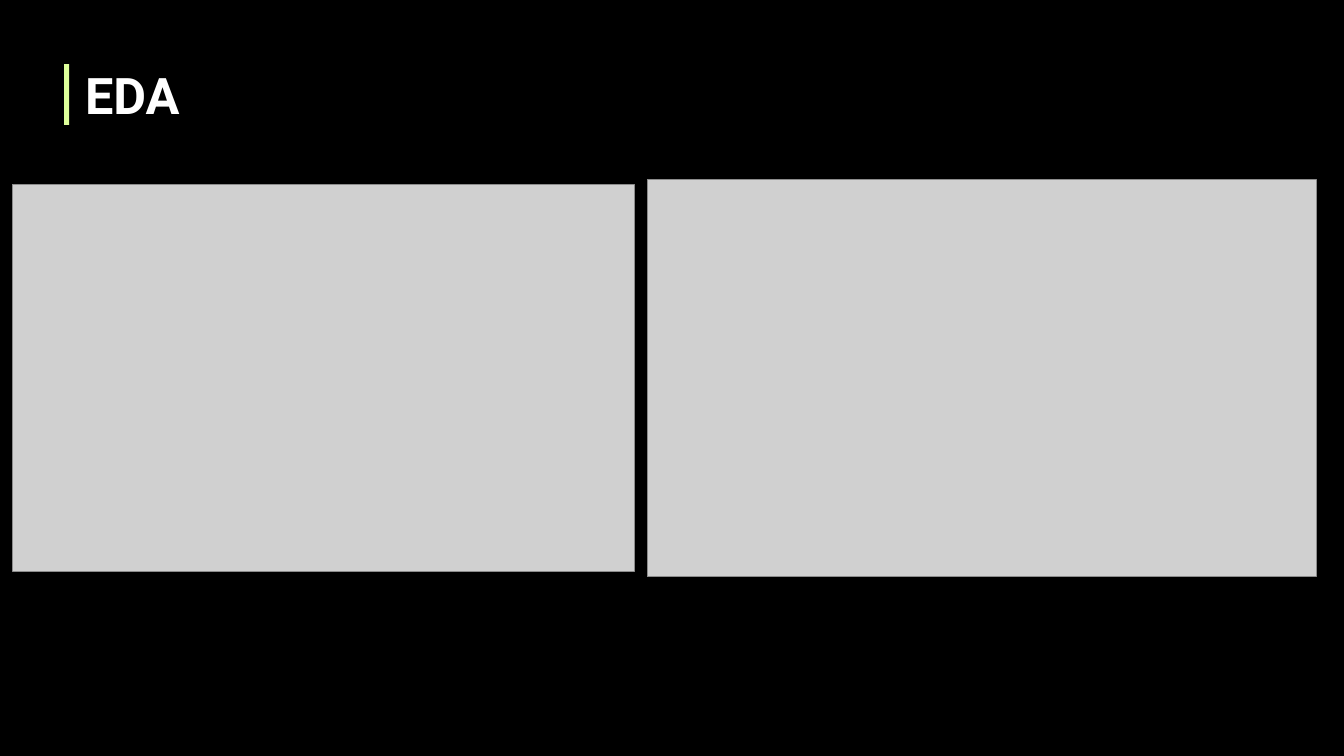
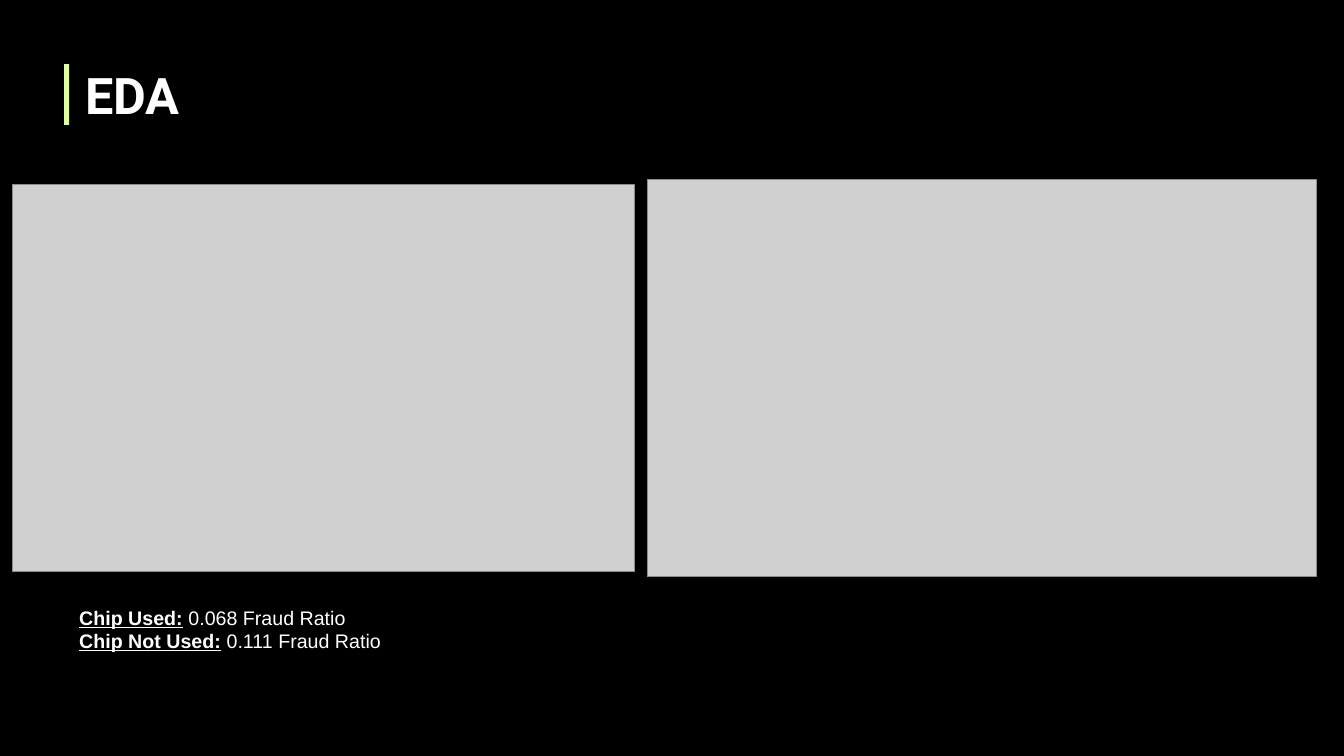
Before and after one commit to splus8191/6103-sp-25-Burke-Guerra-Soroosh, a slide deck: slide 4 of Credit Card Fraud Detection.pptx. Drawn at 1344x756 pixels with LibreOffice and Linux fonts; fonts in the diff are those of the drawing; grey boxes stand for pictures. Boxes give left, top, right and bottom in pixels: in the first picture for what was removed or moved away, otherwise in the second. Text is boxed around its words. In the diff, an @@ line names an element or a change of style, - is before the commit and + after.

```diff
--- a/Credit Card Fraud Detection.pptx
+++ b/Credit Card Fraud Detection.pptx
@@ text added at bbox=[79, 610, 381, 652], 14 pt, text #FFFFFF @@
+Chip Used: 0.068 Fraud Ratio
+Chip Not Used: 0.111 Fraud Ratio
```
